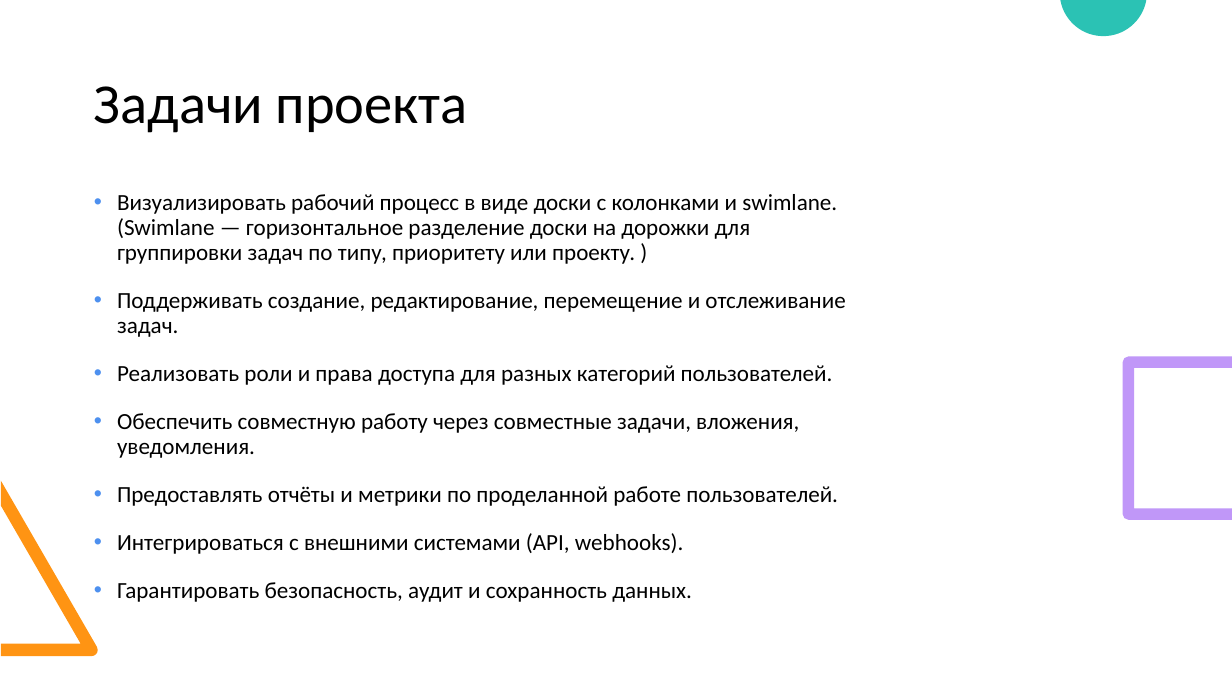
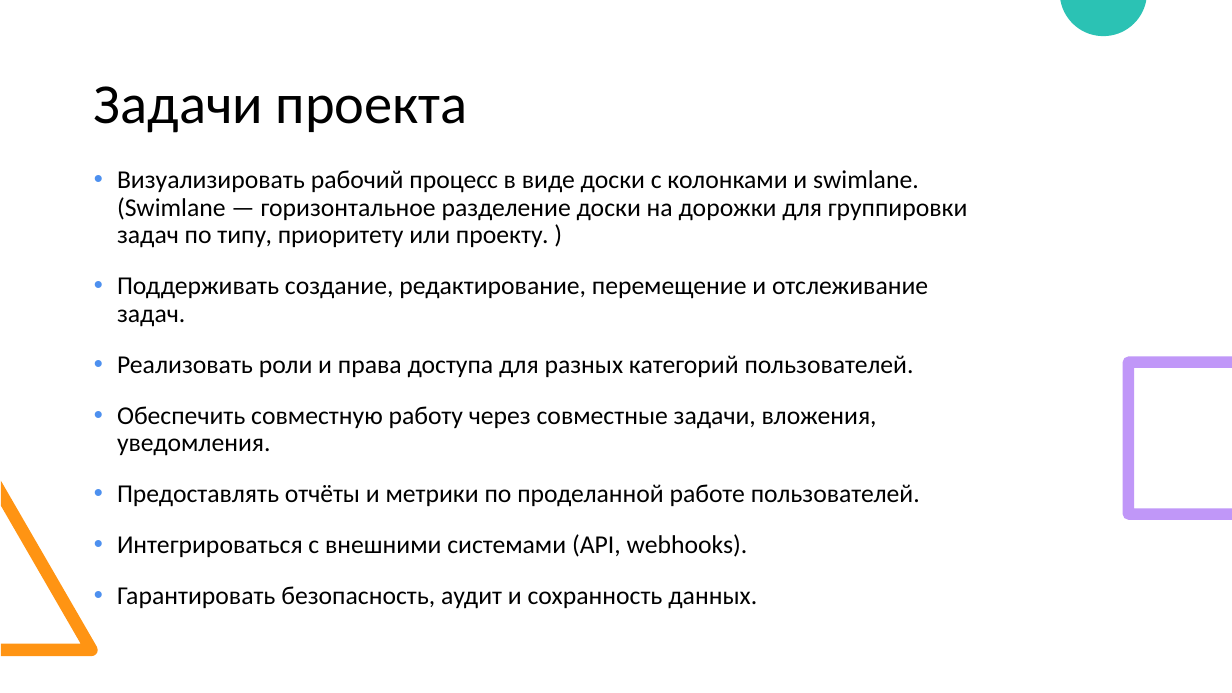
Before and after one commit to r0mbaa/Kanban-Board, a slide deck: slide 3 of Paperwork/РПС_Презентация_к_проекту.pptx. Drawn at 1232x693 pixels with LibreOffice and Linux fonts; fonts in the diff are those of the drawing. Boxes give left, top, right and bottom in pixels: in the first picture for what was removed or moved away, otherwise in the second. Text is boxed around its words. In the diff, an @@ line names an element or a change of style, - is before the commit and + after.

```diff
--- a/Paperwork/РПС_Презентация_к_проекту.pptx
+++ b/Paperwork/РПС_Презентация_к_проекту.pptx
@@ text "Визуализировать рабочий процесс в виде ...": place and size @@
-text "Визуализировать рабочий процесс в виде ..." at box(117, 194, 845, 602)
+text "Визуализировать рабочий процесс в виде ..." at box(117, 170, 968, 609)
@@ text "Визуализировать рабочий процесс в виде ..." at box(117, 170, 968, 609): size 18 to 20 pt @@
```
Also in this commit, not shown: 9 other slides changed.
